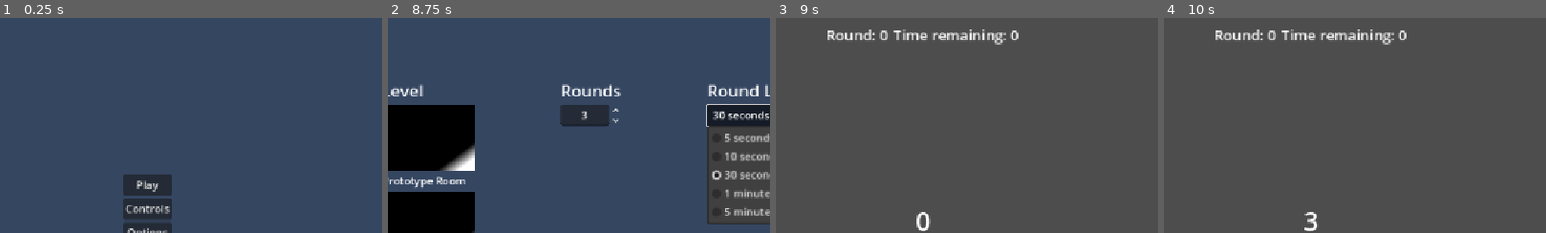
Above: before the commit, frames 1-4 (left to right).
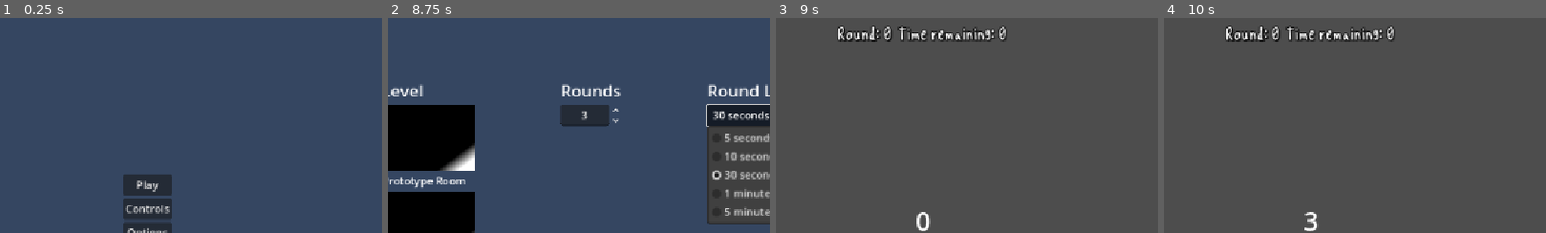
Above: after the commit, the same moments.

Repository: LucyThePirate/STL-Gamedev-Spring-Game-Jam-2025
Game: Godot game, scene res://Scenes/main_menu.tscn
Same seed, same stepped clock (60 frames per second), same inputs: the game is played once before the commit and once after it. The engine's default icon, where the game draws it, is replaced by a stand-in: a white triangle on a blue panel in a dark square.
Inputs (mouse positions are % of the whole screen's width and height, from its top left):
- Up to frame 1 (0.25 s): no input
- Up to frame 2 (8.75 s): click "Play" at 0.5 s; click "Start" at 1.25 s; click "Start" at 2 s; click (36, 31) at 2.75 s; click (36, 51) at 3.5 s; click (36, 71) at 4.25 s; click "30 seconds" at 5 s; click (36, 31) at 5.75 s; click (36, 51) at 6.5 s; click (36, 71) at 7.25 s; click "30 seconds" at 8 s
- Up to frame 3 (9 s): click "Start" at 8.75 s
- Up to frame 4 (10 s): tap Enter at 9.5 s
The pictures show only the part of the screen within x 31-81%, y 3-53%; the shares and areas given below are measured in that part.

Frames 1-2 are identical in both runs. In frame 3, 2.1% of the frame differs, in the area x 13-64%, y 3-13%; in frame 4, 2.1%.

Commit message:
Implemented basic replay system

Diff:
--- a/new-game-project/Scenes/game_manager.tscn
+++ b/new-game-project/Scenes/game_manager.tscn
@@ -2,11 +2,12 @@
 
 [ext_resource type="Script" uid="uid://rotuh2tt2ax1" path="res://Scripts/game_manager.gd" id="1_oj352"]
 [ext_resource type="PackedScene" uid="uid://dlaljyl5f6dcs" path="res://Scenes/player.tscn" id="2_e5fcp"]
+[ext_resource type="FontFile" uid="uid://b4e7d31oc5tyi" path="res://Assets/Fonts/Permanentmarker-Regular.ttf" id="3_fgdfb"]
 [ext_resource type="PackedScene" uid="uid://3i2kg7knjo0r" path="res://Scenes/camera_2d.tscn" id="3_sq00h"]
-[ext_resource type="PackedScene" uid="uid://ds5l4vmy1gxlv" path="res://Scenes/replayer.tscn" id="4_mmt5l"]
 
 [node name="GameManager" type="Node2D"]
 script = ExtResource("1_oj352")
+player_scene = ExtResource("2_e5fcp")
 
 [node name="Camera2D" parent="." instance=ExtResource("3_sq00h")]
 position = Vector2(576, 324)
@@ -17,6 +18,10 @@
 
 [node name="CountdownTimer" type="Timer" parent="."]
 wait_time = 3.0
+one_shot = true
+
+[node name="EndOfRoundTimer" type="Timer" parent="."]
+wait_time = 2.0
 one_shot = true
 
 [node name="UI" type="Control" parent="."]
@@ -43,7 +48,13 @@
 
 [node name="RoundNumberLabel" type="Label" parent="UI/HBoxContainer"]
 layout_mode = 2
-theme_override_font_sizes/font_size = 20
+theme_override_colors/font_shadow_color = Color(0, 0, 0, 1)
+theme_override_colors/font_outline_color = Color(0, 0, 0, 1)
+theme_override_constants/shadow_offset_x = 2
+theme_override_constants/shadow_offset_y = 2
+theme_override_constants/outline_size = 5
+theme_override_fonts/font = ExtResource("3_fgdfb")
+theme_override_font_sizes/font_size = 21
 text = "Round: "
 horizontal_alignment = 1
 vertical_alignment = 1
@@ -55,18 +66,15 @@
 
 [node name="TimeLeftLabel" type="Label" parent="UI/HBoxContainer"]
 layout_mode = 2
-theme_override_font_sizes/font_size = 20
+theme_override_colors/font_shadow_color = Color(0, 0, 0, 0.486275)
+theme_override_constants/shadow_offset_x = 2
+theme_override_constants/shadow_offset_y = 2
+theme_override_constants/outline_size = 5
+theme_override_fonts/font = ExtResource("3_fgdfb")
+theme_override_font_sizes/font_size = 21
 text = "Time Left: "
 horizontal_alignment = 1
 vertical_alignment = 1
-
-[node name="Player 1" parent="." instance=ExtResource("2_e5fcp")]
-
-[node name="Player 2" parent="." instance=ExtResource("2_e5fcp")]
-player_id = 2
-
-[node name="Replayer" parent="." node_paths=PackedStringArray("recorded_objects") instance=ExtResource("4_mmt5l")]
-recorded_objects = [NodePath("../Player 1"), NodePath("../Player 2")]
 
 [node name="CanvasLayer" type="CanvasLayer" parent="."]
 
@@ -79,6 +87,19 @@
 size_flags_horizontal = 4
 size_flags_vertical = 4
 
+[node name="RoundResults" type="Label" parent="CanvasLayer/CenterContainer"]
+visible = false
+layout_mode = 2
+theme_override_colors/font_shadow_color = Color(0, 0, 0, 0.486275)
+theme_override_constants/shadow_offset_x = 2
+theme_override_constants/shadow_offset_y = 2
+theme_override_constants/outline_size = 5
+theme_override_fonts/font = ExtResource("3_fgdfb")
+theme_override_font_sizes/font_size = 21
+text = "This is where the round results will go, like \"Cardinals win!\""
+horizontal_alignment = 1
+vertical_alignment = 1
+
 [node name="CountdownLabel" type="Label" parent="CanvasLayer/CenterContainer"]
 layout_mode = 2
 theme_override_font_sizes/font_size = 40
@@ -87,3 +108,4 @@
 [connection signal="tree_entered" from="." to="." method="_on_tree_entered"]
 [connection signal="timeout" from="RoundTimer" to="." method="_on_round_timer_timeout"]
 [connection signal="timeout" from="CountdownTimer" to="." method="_on_countdown_timer_timeout"]
+[connection signal="timeout" from="EndOfRoundTimer" to="." method="_on_end_of_round_timer_timeout"]
--- a/new-game-project/Scenes/player.tscn
+++ b/new-game-project/Scenes/player.tscn
@@ -1,9 +1,10 @@
-[gd_scene load_steps=6 format=3 uid="uid://dlaljyl5f6dcs"]
+[gd_scene load_steps=7 format=3 uid="uid://dlaljyl5f6dcs"]
 
 [ext_resource type="Script" uid="uid://c8c125djpobfs" path="res://Scripts/player.gd" id="1_bgcco"]
 [ext_resource type="PackedScene" uid="uid://cfqn3f82e5yoj" path="res://Scenes/bullet.tscn" id="2_6t5aa"]
 [ext_resource type="Texture2D" uid="uid://c26uonwkmnyhm" path="res://icon.svg" id="2_7lbki"]
 [ext_resource type="PackedScene" uid="uid://c8kh3conableh" path="res://Scenes/player_visual.tscn" id="4_vgqql"]
+[ext_resource type="PackedScene" uid="uid://ds5l4vmy1gxlv" path="res://Scenes/replayer.tscn" id="5_fkybt"]
 
 [sub_resource type="CircleShape2D" id="CircleShape2D_6ff1n"]
 
@@ -31,4 +32,7 @@
 position = Vector2(2, -4)
 scale = Vector2(0.100338, 0.100338)
 
+[node name="Replayer" parent="." node_paths=PackedStringArray("recorded_objects") instance=ExtResource("5_fkybt")]
+recorded_objects = [NodePath("..")]
+
 [connection signal="timeout" from="ShotTimer" to="." method="_on_shot_timer_timeout"]
--- a/new-game-project/Scenes/player_visual.tscn
+++ b/new-game-project/Scenes/player_visual.tscn
@@ -1844,7 +1844,7 @@
 
 [node name="BeakLower" type="Bone2D" parent="Skeleton2D/Body/Face"]
 position = Vector2(-40, 88)
-scale = Vector2(0.999827, 0.999827)
+scale = Vector2(0.999829, 0.999829)
 rest = Transform2D(1, 0, 0, 1, -40, 88)
 auto_calculate_length_and_angle = false
 length = 84.513
--- a/new-game-project/Scripts/game_manager.gd
+++ b/new-game-project/Scripts/game_manager.gd
@@ -10,11 +10,10 @@
 @onready var round_number_label: Label = $UI/HBoxContainer/RoundNumberLabel
 @onready var time_left_label: Label = $UI/HBoxContainer/TimeLeftLabel
 
-@onready var player_1: Player = $"Player 1"
-@onready var player_2: Player = $"Player 2"
+@onready var end_of_round_timer: Timer = $EndOfRoundTimer
+@onready var end_of_round_results: Label = $CanvasLayer/CenterContainer/RoundResults
 
-@onready var replayer: Node2D = $Replayer
-
+@export var player_scene: PackedScene
 
 var waiting_for_map: bool = true
 var round_length: int
@@ -40,7 +39,7 @@
 
 	initial_countdown_label.text = String.num(initial_countdown_timer.time_left, 0)
 	time_left_label.text = "Time remaining: " + String.num(round_timer.time_left, 0)
-	round_number_label.text = "Round: " + String.num(num_of_rounds, 0)
+	round_number_label.text = "Round: " + String.num(current_round, 0)
 
 
 #LOAD IN ASSETS
@@ -60,10 +59,16 @@
 	get_tree().current_scene.add_child(current_map)
 	player1_spawn_pos = current_map.get_node("Player1Spawn").global_position
 	player2_spawn_pos = current_map.get_node("Player2Spawn").global_position
-	spawn_players()
 
 
 func spawn_players():
+	var player_1 = player_scene.instantiate()
+	var player_2 = player_scene.instantiate()
+	player_1.name = "P1 R" + str(current_round)
+	player_2.name = "P2 R" + str(current_round)
+	player_2.player_id = 2
+	add_child(player_1)
+	add_child(player_2)
 	player_1.global_position = player1_spawn_pos
 	player_2.global_position = player2_spawn_pos
 
@@ -76,32 +81,38 @@
 func start_countdown():
 	initial_countdown_timer.start()
 	is_counting_down = true
-
-
-
+	spawn_players()
 
 
 #END ROUND
 
 
 func end_round():
-	#stop recording and playback
-	replayer.recording = false
-	replayer.record()
-	replayer.play()
+	# turn previous round's players into ghosts
+	get_tree().call_group("player", "end_round")
+	current_round += 1
+	if current_round > num_of_rounds:
+		end_game()
+	else:
+		end_of_round_timer.start()
+		end_of_round_results.show()
 
 
 func end_game():
-	pass
+	rotation = PI
 
 
 func _on_countdown_timer_timeout() -> void:
 	initial_countdown_label.hide()
+	end_of_round_results.hide()
 	round_timer.start()
 	is_round_running = true
-		#begin recording
-	replayer.recording = true
-	replayer.record()
+	get_tree().call_group("player", "start_round")
+
 
 func _on_round_timer_timeout() -> void:
 	end_round()
+
+
+func _on_end_of_round_timer_timeout() -> void:
+	start_countdown()
--- a/new-game-project/Scripts/ghost_replayer.gd
+++ b/new-game-project/Scripts/ghost_replayer.gd
@@ -1,12 +1,13 @@
 extends Node2D
 
 # Array of all objects being recorded
-@export var recorded_objects : Array[Node2D]
+@export var recorded_objects: Array[Node2D]
 @onready var delay: Timer = $Delay
 
 var frames = 0
 var recording_data = {}
 var recording = false
+
 
 func record():
 	if !recording:
@@ -21,26 +22,29 @@
 		if ro == 0:
 			recording_data[frames] = {}
 		var cur_obj = recorded_objects[ro]
-		recording_data[frames][cur_obj.name] = { "position" : cur_obj.global_position}
+		recording_data[frames][cur_obj.name] = {"position": cur_obj.global_position}
 	frames += 1
 
 	delay.start()
 
+
 func play():
 	for f in frames:
 		#var tween = create_tween()
-		for ro in recorded_objects: #NOT calling the size of the the array, but the objects themselves
+		for ro in recorded_objects:  #NOT calling the size of the the array, but the objects themselves
 			if f == 0:
 				ro.global_position = recording_data[f][ro.name]["position"]
-				print(recording_data)
-			else: #if not initial frame, transition smoothly to intended position
+				#print(recording_data)
+			else:  #if not initial frame, transition smoothly to intended position
 				var tween = create_tween()
-				tween.tween_property(ro, "global_position", recording_data[f][ro.name]["position"], 0.1)
-		await get_tree().create_timer(0.1).timeout #let tween finish before moving on to next frame
+				tween.tween_property(
+					ro, "global_position", recording_data[f][ro.name]["position"], 0.1
+				)
+		await get_tree().create_timer(0.1).timeout  #let tween finish before moving on to next frame
 
-	frames = 0
+	#frames = 0
 	#THIS RESETS THE RECORDING DATA - need some way to save it for our game
-	recording_data = {}
+	#recording_data = {}
 
 
 func _on_delay_timeout() -> void:
--- a/new-game-project/Scripts/player.gd
+++ b/new-game-project/Scripts/player.gd
@@ -13,20 +13,23 @@
 @onready var bullet_spawn_pos: Marker2D = $Sprite2D/BulletSpawnPosition
 @onready var shot_timer: Timer = $ShotTimer
 @onready var visual: Node2D = $PlayerVisual
+@onready var replayer: Node2D = $Replayer
 
 var max_health = 100.0
 var health = max_health
 
 const SPEED = 230.0
 const ACCEL = 20.0
-enum States { IDLE, DEAD }
-var state = States.IDLE
+enum States { IDLE, ROUND_START, DEAD, GHOST }
+var state = States.ROUND_START
 
 var input: Vector2
 var move_direction: Vector2 = Vector2.ZERO
 var facing_direction: Vector2 = Vector2.RIGHT
 var is_shooting: bool = false
 var is_shot_cooling: bool = false
+
+var played_count = 0
 
 
 func _ready() -> void:
@@ -61,12 +64,10 @@
 
 
 func _process(delta: float) -> void:
-	if state == States.DEAD:
-		return
-
-	var playerInput = get_input()
-	velocity = lerp(velocity, playerInput * SPEED, delta * ACCEL)
-	move_and_slide()
+	if state == States.IDLE or state == States.ROUND_START:
+		var playerInput = get_input()
+		velocity = lerp(velocity, playerInput * SPEED, delta * ACCEL)
+		move_and_slide()
 
 
 func shoot():
@@ -92,3 +93,28 @@
 	else:
 		state = States.DEAD
 		died.emit()
+
+
+func start_round():
+	# Called by game_manager when the countdown timer is up
+	if state == States.ROUND_START:
+		state = States.IDLE
+		# begin recording
+		replayer.recording = true
+		replayer.record()
+	if state == States.GHOST:
+		played_count += 1
+		#print(name, "Has played:", played_count)
+		replayer.play()
+
+
+func end_round():
+	#if state == States.DEAD:
+	if not is_in_group("ghost"):
+		state = States.GHOST
+		visual.make_me_spooky()
+		add_to_group("ghost")
+		$CollisionShape2D.disabled = true
+		# stop recording and playback
+		replayer.recording = false
+		replayer.record()
--- a/new-game-project/Scripts/player_visual.gd
+++ b/new-game-project/Scripts/player_visual.gd
@@ -51,6 +51,11 @@
 	animation_tree.set("parameters/Die/request", AnimationNodeOneShot.ONE_SHOT_REQUEST_FIRE)
 
 
+func make_me_spooky():
+	for child in find_children_in_group(self, "PolygonTexture", true):
+		child.self_modulate = Color8(255, 255, 255, 114)
+
+
 func _pause_animations():
 	animation_tree.set("parameters/DieTimeScale/scale", 0.0)
 
--- a/new-game-project/project.godot
+++ b/new-game-project/project.godot
@@ -31,6 +31,7 @@
 [global_group]
 
 player=""
+ghost="ooooOOOOOoooo they are spooky"
 
 [input]
 
